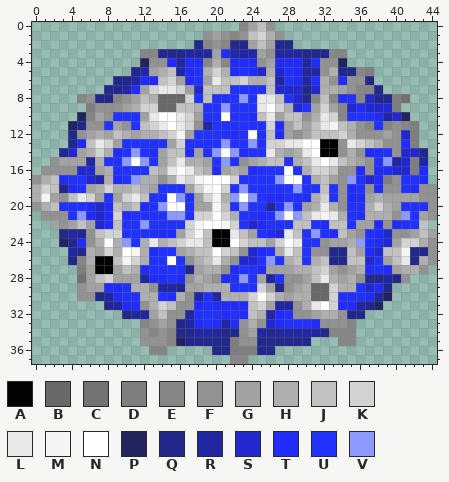
Two states of a pixel-art sprite, pk3/sprites/Misc/Pods/IPODA0.png. The first picture shows the starting point.
The file is 45x38 pixels. Colours within 5 levels of each other are drawn and written as one.
Palette (. is transparent): A #020202  B #686868  C #727272  D #7e7e7e  E #868686  F #929292  G #a2a2a2  H #afafaf  J #c1c1c1  K #d3d3d3  L #e9e9e9  M #f5f5f5  N #ffffff  P #21245e  Q #21278b  R #2127a1  S #2129ce  T #212bfa  U #2132ff  V #8c99ff
The same view after the edit:
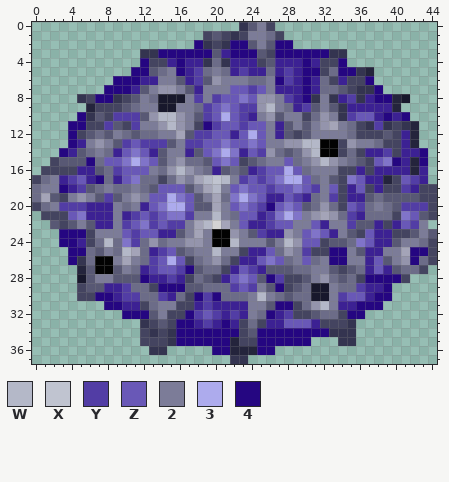
Colours new in this view: W #b4b8c8  X #c0c4d0  Y #523da5  Z #6958b7  2 #7c7c98  3 #adabed  4 #250681
Diff:
colour B: #686868 -> #18182c
colour D: #7e7e7e -> #24243c
colour E: #868686 -> #343450
colour F: #929292 -> #444460
colour G: #a2a2a2 -> #585874
colour H: #afafaf -> #6c6c88
colour L: #e9e9e9 -> #9494ac
colour M: #f5f5f5 -> #a4a4b8
colour T: #212bfa -> #3c2193
colour V: #8c99ff -> #8074c9
Changed rows in their new state; - is a pixel that keeps its letter.
first column x 1:
 0 ------------------------2------------------
 1 -----------------------22------------------
 2 -----------------4---44-2-44---------------
 3 -------------444444--444--444444-----------
 4 -----------4---4-------------4---4---------
 5 ----------44--24-Y-2--Y-T-TY-44--44--------
 6 --------444--22--Y--222--24Y-4------4------
 7 -------444--2--2-T222ZZYZ2TTT4T------4-----
 8 ------44---2----2Y2YZZ-Z--2YT4-2--Y-T44-B--
 9 -----------22--22-YZ-ZYY-W2-TY-2--T-TTT----
10 ----4---YYY--WW-2-YZ3ZY-2--22---2-YZZ-4T4--
11 ---44--Y--Y22-W-2-4YZZYZZ2--2-2--2---Y-----
12 ---4----2----22--YYZZ-Z3Z2----2222------T--
13 ---4-2-2-YZYYY-2YYZZ-ZZ-Z22--WW----22------
14 --4T--2--Z-Z--22--Z-3--ZY-----W-------Y-TT4
15 -----4-ZZ-3-Z-2----Z-Z---22Z-2-W-2---Z-4T-4
16 ----TT--YZZZ2--W-2------YZZ3Z-222------TT--
17 -2-YZT4--Z------2-WXW2YZYZ-33Z-2---ZT---ZY-
18 224-Y--2--2--ZZZ-2-W2Z-ZZYZZ-ZY2Z--Z----Y--
19 ---2-2-Y-2-2ZZ3-Z-2---3-Z--ZY--2Y----------
20 -2YYY-T-2-2-Z-33Z---2Z-ZY4Z-Z-----ZY-2--YYY
21 ---Z--T-2-YZYZ--Y22W2-ZZ-Y-3-2----Y------Z-
22 ----2-T-2YZ-YZYY2-WK-2ZT-YZZ22Z-22Y-----ZY2
23 --444-222ZYZZ---2-2---2-Y-T-2Z-Z-2--Z-T---2
24 --44---W--Y---22--2--W222-2W-ZZ-----Z-T-22-
25 ---44--2-W---YZ--22W22-T-Z--2Y--442--T22-44
26 ---4----2-2-YZ3Z--2---TTZ-Z-2Z-24422TZ-2-4-
27 ---------2--YZZY4-----ZY------22-----Z-----
28 ----B-22---4--Y------Z-Z-4Y---2-----4444---
29 ---------Y---444-----YZY2-4-----2--YT-4----
30 ------44-YY--Y---4Y4---2W2------2YZZ-44----
31 -------44----22---Y----22-44---W2--444-----
32 ---------444-2--4YZY-Y-2-4-Y------44-------
33 ---------------44-Y-4----T-ZZZ-------------
34 ---------------4444444--44444444-----------
35 ---------------444444---444444-------------
36 -------------------44---44-----------------
Boxes around the changes in both pictures, in picture pixels (x1, y1, x2, y2):
changed: (32, 22, 437, 364)
